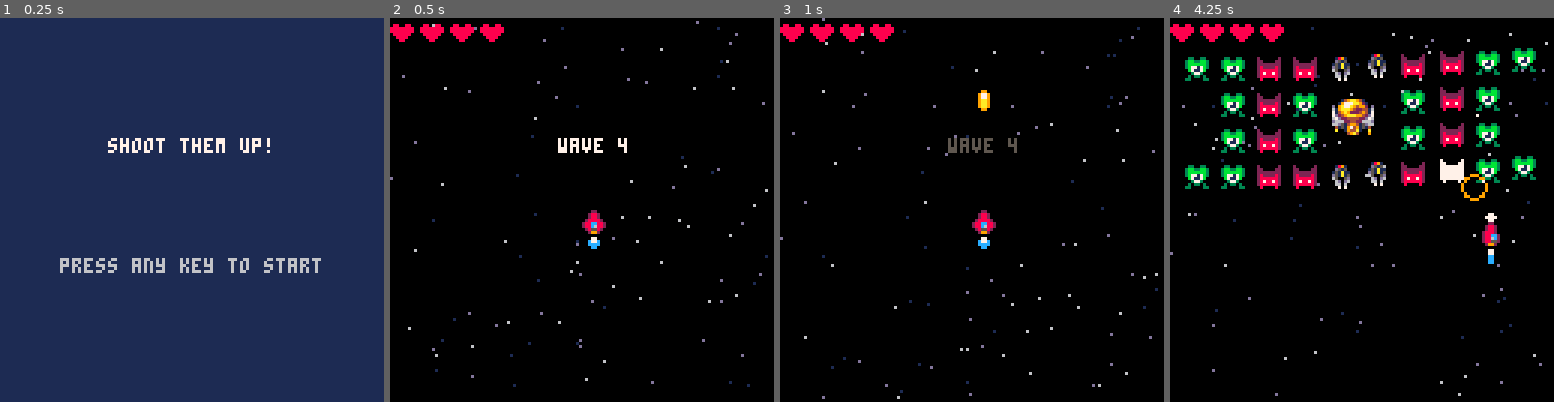
Above: before the commit, frames 1-4 (left to right).
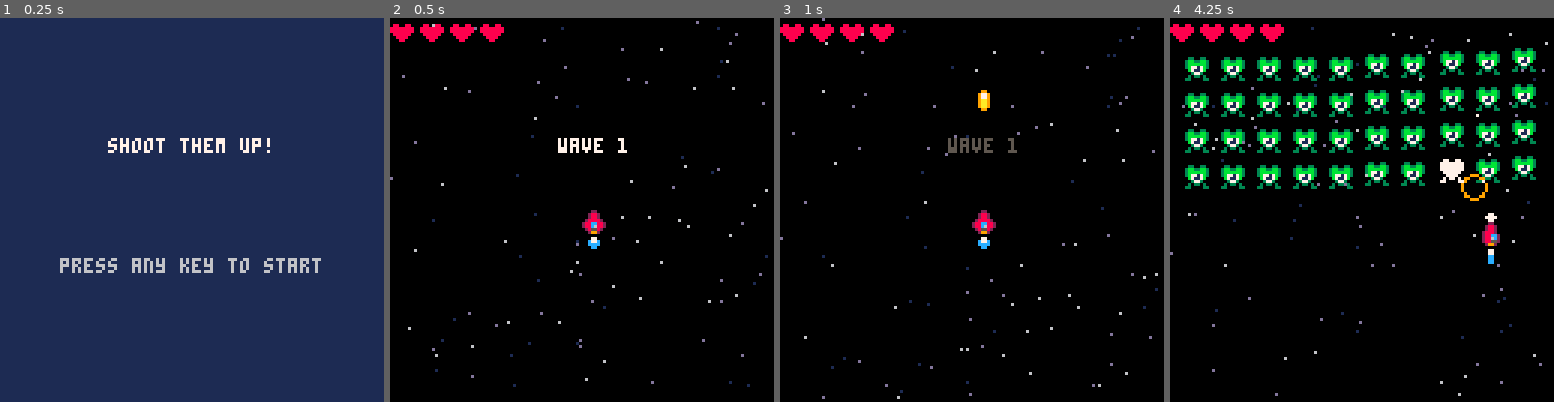
Above: after the commit, the same moments.

Repository: gabriel-jm/pico8-games
Game: PICO-8 cartridge shmup.p8
Same seed, same stepped clock (60 frames per second), same inputs: the game is played once before the commit and once after it.
Inputs:
- Up to frame 1 (0.25 s): no input
- Up to frame 2 (0.5 s): tap X (X key) at 0.33 s
- Up to frame 3 (1 s): tap O (Z key) at 0.7 s
- Up to frame 4 (4.25 s): tap X (X key) at 1.07, 1.85, 2.97, 4.08 s; hold Right 1.6-2.1 s; tap O (Z key) every 0.4 s from 1.7 to 4.1 s; hold Up 2.15-2.42 s; hold Right 2.47-3.03 s; hold Left 3.08-3.58 s; hold Down 3.63-3.97 s; hold Right from 4.02 s (still down)

Frame 1 is identical in both runs. In frame 2, less than 0.1% of the frame differs, in the area x 59-62%, y 31-36%; in frame 3, less than 0.1%; in frame 4, 8.2%, in the area x 3-96%, y 8-45%.

Commit message:
shmup - choose attacker when the last is killed

Diff:
--- a/shmup.p8
+++ b/shmup.p8
@@ -143,7 +143,7 @@
 function startgame()
 --	music(-1,1000)
 	t=0
-	wave=3
+	wave=0
 	next_wave()
 
 	ship=make_obj {
@@ -174,6 +174,7 @@
 	end
 
 	enemies={}
+	en_bullets={}
 
 	explosions={}
 
@@ -432,9 +433,7 @@
 				small_shwave(b.x+4,b.y+4)
 
 				if e.hp<=0 then
-					sfx(1)
-					del(enemies,e)
-					explode(e.x+4,e.y+4)
+					kill_enemy(e)
 				end
 			end
 		end)
@@ -657,6 +656,8 @@
 		end
 	end)
 
+	foreach(en_bullets,draw_sprite)
+
 	for i=1,4 do
 		spr(
 			lives<i and 14 or 13,
@@ -675,7 +676,9 @@
 
 	if item.shake>0 then
 		item.shake-=1
-		spr_x+=abs(sin(t/2.5))
+		if t%4<2 then
+			spr_x+=1
+		end
 	end
 
 	spr(
@@ -818,6 +821,10 @@
 		return
 	end
 
+	pick_attac()
+end
+
+function pick_attac()
 	local index=flr(rnd(
 		min(10,#enemies)
 	))
@@ -829,7 +836,8 @@
 		and enemy.mission==protec
 	then
 		enemy.ani_spd*=2
-		enemy.wait=40
+		enemy.wait=20
+		enemy.shake=60
 		enemy.mission=attac
 	end
 end
@@ -837,6 +845,16 @@
 function move(obj)
 	obj.x+=obj.sx
 	obj.y+=obj.sy
+end
+
+function kill_enemy(en)
+	sfx(1)
+	del(enemies,en)
+	explode(en.x+4,en.y+4)
+
+	if en.mission==attac then
+		if (rnd()<0.5) pick_attac()
+	end
 end
 __gfx__
 00000000000220000002200000022000000000000000000000000000000000000000000000000000000000000000000000000000000000000000000000000000
@@ -855,12 +873,12 @@
 9aa90000000000000000000000000000000000000037730000377300003773000037730000000000000000000000000000000000000000000000000000000000
 09900000000000000000000000000000000000000303303003033030030330300303303000000000000000000000000000000000000000000000000000000000
 00000000000000000000000000000000000000000300003033000033300000030330033000000000000000000000000000000000000000000000000000000000
-00000000000000000000000000000000000000000000000000000000000000000000000000000000000000000000000000000000000000000000000000000000
-00000000000000000000000000000000000000000000000000000000000000000000000000000000000000000000000000000000000000000000000000000000
-00000000000000000000000000000000000000000000000000000000000000000000000000000000000000000000000000000000000000000000000000000000
-00000000000000000000000000000000000000000000000000000000000000000000000000000000000000000000000000000000000000000000000000000000
-00000000000000000000000000000000000000000000000000000000000000000000000000000000000000000000000000000000000000000000000000000000
-00000000000000000000000000000000000000000000000000000000000000000000000000000000000000000000000000000000000000000000000000000000
+00ee000000ee000000ff000000000000000000000000000000000000000000000000000000000000000000000000000000000000000000000000000000000000
+0e22e0000e88e0000feef00000000000000000000000000000000000000000000000000000000000000000000000000000000000000000000000000000000000
+e2e82e00e8e28e00fef8ef0000000000000000000000000000000000000000000000000000000000000000000000000000000000000000000000000000000000
+e2882e00e8228e00fe88ef0000000000000000000000000000000000000000000000000000000000000000000000000000000000000000000000000000000000
+0e22e0000e88e0000feef00000000000000000000000000000000000000000000000000000000000000000000000000000000000000000000000000000000000
+00ee000000ee000000ff000000000000000000000000000000000000000000000000000000000000000000000000000000000000000000000000000000000000
 00000000000000000000000000000000000000000000000000000000000000000000000000000000000000000000000000000000000000000000000000000000
 00000000000000000000000000000000000000000000000000000000000000000000000000000000000000000000000000000000000000000000000000000000
 00000000000000000000000000000000000000000000000000000000000000000000000000000000000000000000000000000000000000000000000000000000
